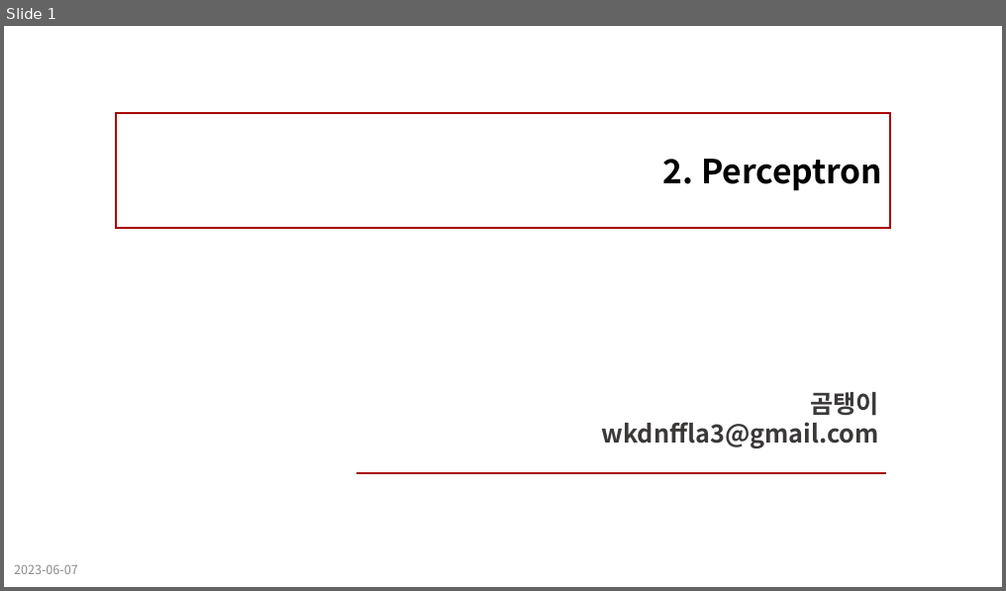
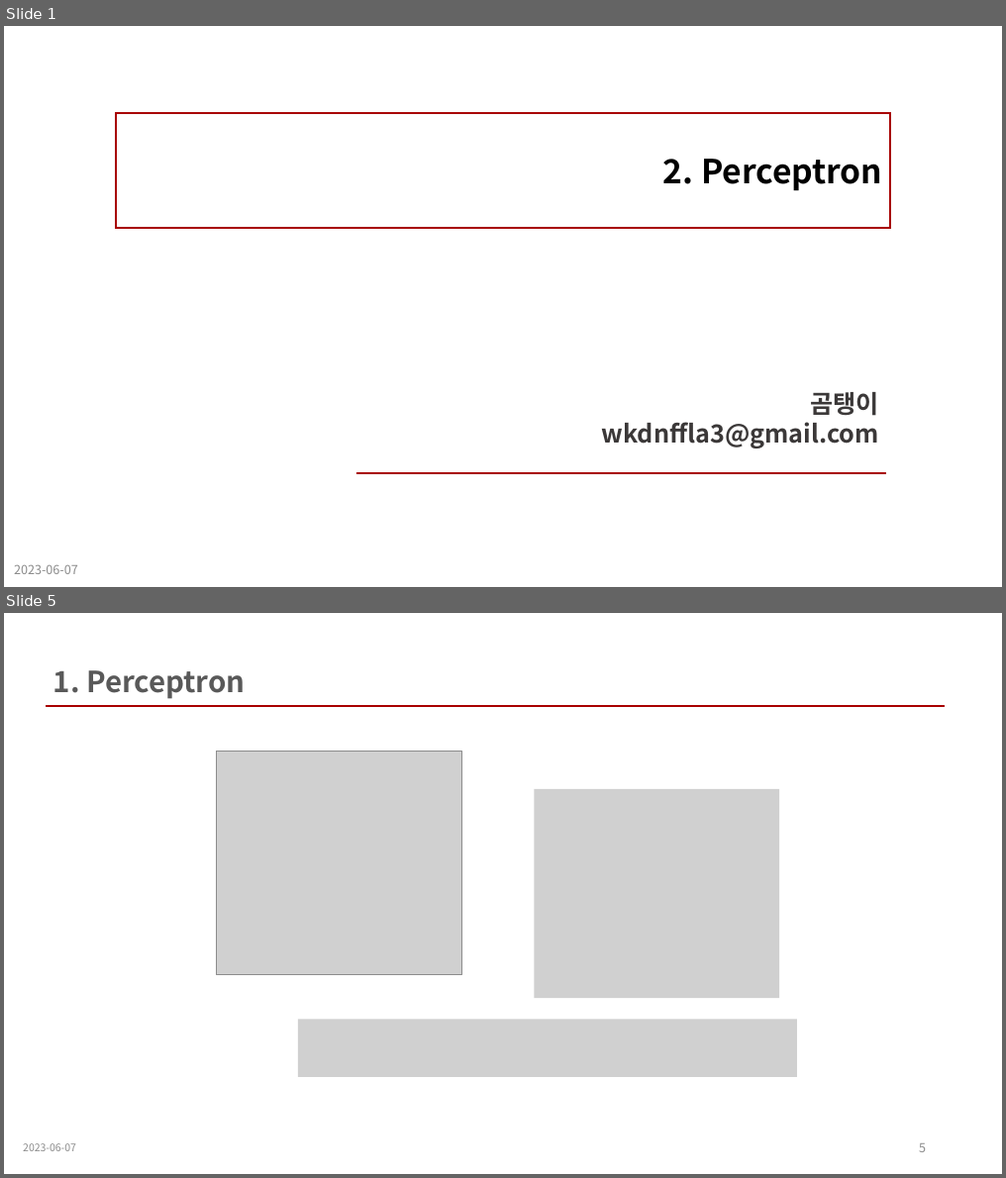
Before and after one commit to wkdnffla3/Dev_doc, a slide deck: deep_learning/DL_ppt/2_perceptron.pptx. Shown one above the other, each under a label of ours: slide 1 before the commit, slides 1 and 5 after it; the slides between them are not shown. The pictures are 1006x591 and 1006x1178 pixels, drawn with LibreOffice and Linux fonts; fonts in the diff are those of the drawing; grey boxes stand for pictures. Boxes give left, top, right and bottom in pixels: in the first picture for what was removed or moved away, otherwise in the second. Text is boxed around its words. In the diff, an @@ line names an element or a change of style, - is before the commit and + after.

Commit message:
lab fix DL_Perceptron_1

```diff
--- a/deep_learning/DL_ppt/2_perceptron.pptx
+++ b/deep_learning/DL_ppt/2_perceptron.pptx
@@ slide 5 added at (4, 613, 1002, 1174), background #FFFFFF @@
@@ text added at (54, 670, 245, 699), 28 pt, text #595959, bold @@
+1. Perceptron
@@ line added from (46, 707) to (945, 707), #A80000 2.25 pt @@
@@ picture added at (217, 752, 462, 975) @@
@@ picture added at (534, 789, 779, 998) @@
@@ picture added at (298, 1020, 797, 1078) @@
@@ text added at (23, 1144, 76, 1152), 10 pt, text #8C8C8C @@
+2023-06-07
@@ page number added at (919, 1144, 926, 1153), 12 pt, text #8C8C8C @@
+5
```
Also in this commit, not shown: 1 slide changed, 6 other slides added, 1 slide removed, 1 other file.
